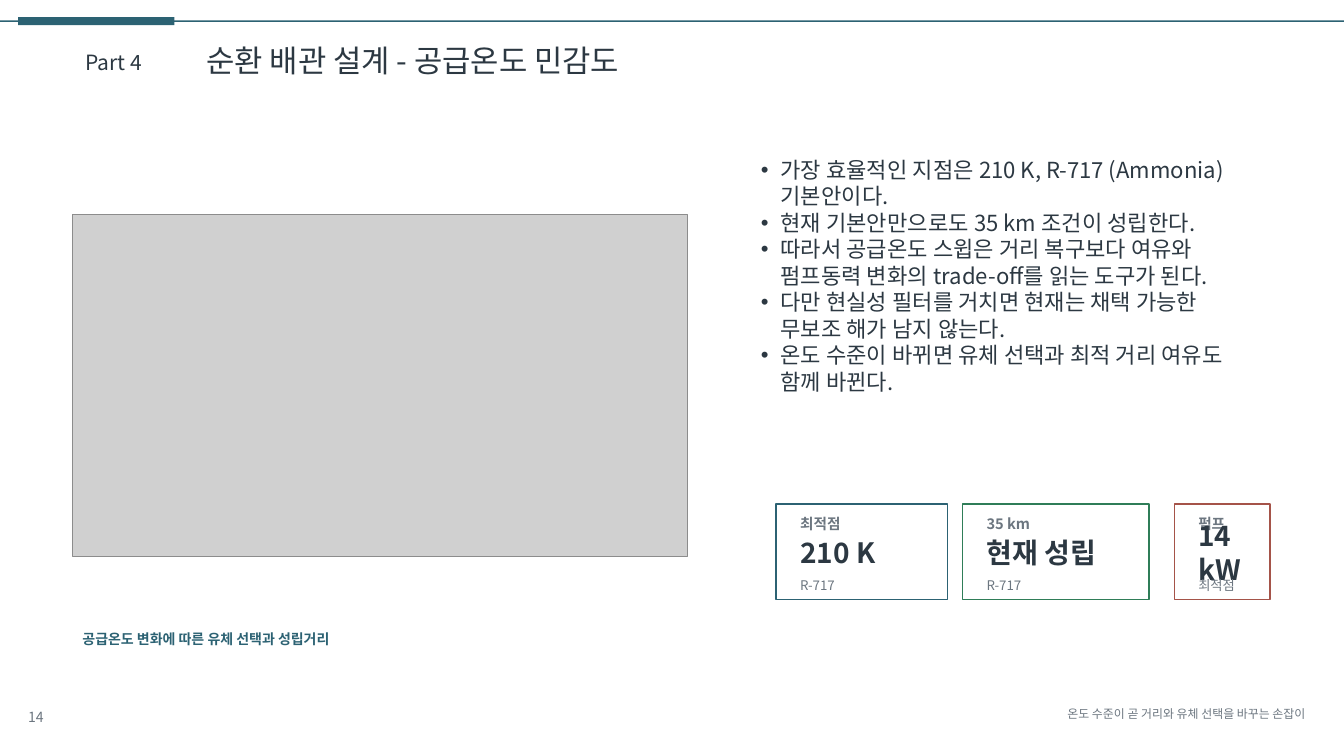
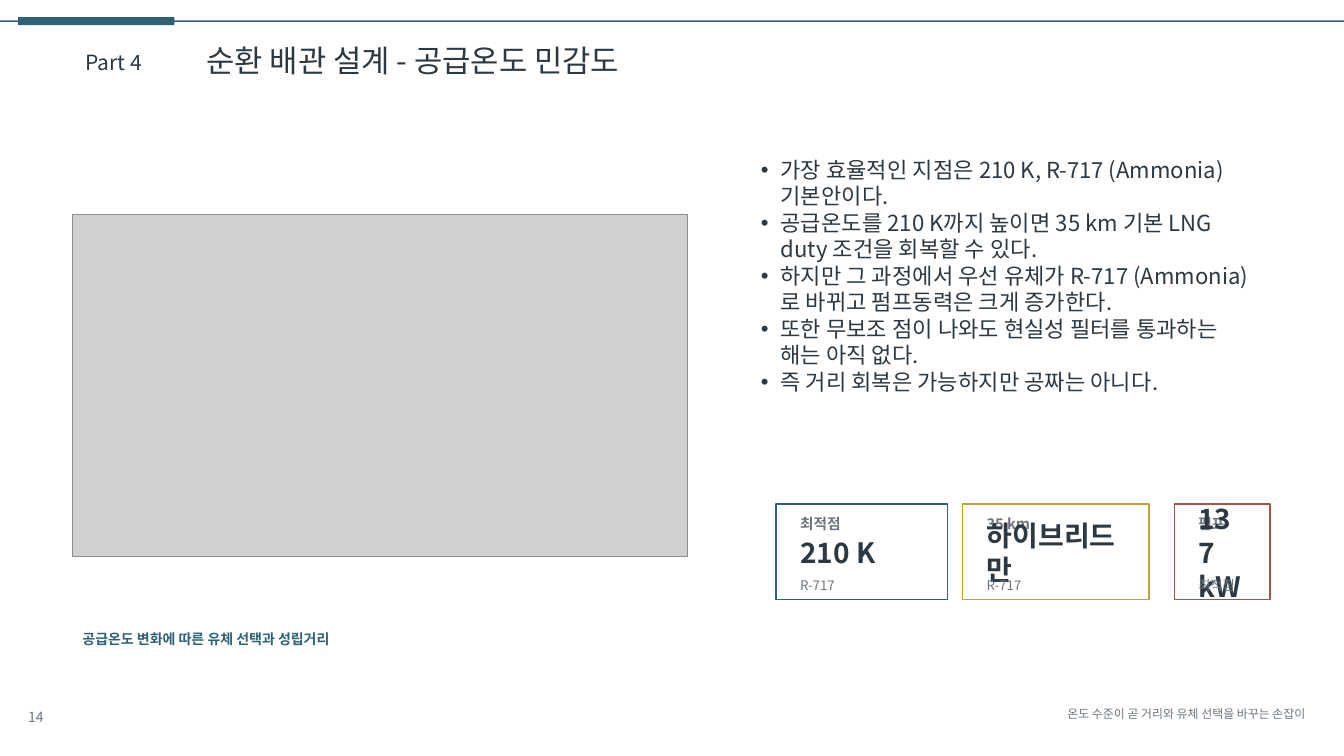
Before and after one commit to CuriousN006/lng-idc-design-study, a slide deck: slide 14 of deliverables/presentation_draft.pptx. Drawn at 1344x756 pixels with LibreOffice and Linux fonts; fonts in the diff are those of the drawing; grey boxes stand for pictures. Boxes give left, top, right and bottom in pixels: in the first picture for what was removed or moved away, otherwise in the second. Text is boxed around its words. In the diff, an @@ line names an element or a change of style, - is before the commit and + after.

```diff
--- a/deliverables/presentation_draft.pptx
+++ b/deliverables/presentation_draft.pptx
@@ text at (781, 212, 1248, 392): text changed @@
-• 현재 기본안만으로도 35 km 조건이 성립한다.
-• 따라서 공급온도 스윕은 거리 복구보다 여유와 펌프동력 변화의 trade-off를 읽는 도구가 된다.
-• 다만 현실성 필터를 거치면 현재는 채택 가능한 무보조 해가 남지 않는다.
-• 온도 수준이 바뀌면 유체 선택과 최적 거리 여유도 함께 바뀐다.
+• 공급온도를 210 K까지 높이면 35 km 기본 LNG duty 조건을 회복할 수 있다.
+• 하지만 그 과정에서 우선 유체가 R-717 (Ammonia)로 바뀌고 펌프동력은 크게 증가한다.
+• 또한 무보조 점이 나와도 현실성 필터를 통과하는 해는 아직 없다.
+• 즉 거리 회복은 가능하지만 공짜는 아니다.
@@ rectangle at (963, 504, 1149, 600): outline #2F7D58 1 pt to #C89B3C 1 pt @@
@@ text at (987, 518, 1116, 588): text changed @@
-현재 성립
+하이브리드만
@@ text at (1198, 574, 1241, 600): text changed @@
-14 kW
+137 kW
```
Also in this commit, not shown: 5 other slides changed, 15 other files.
